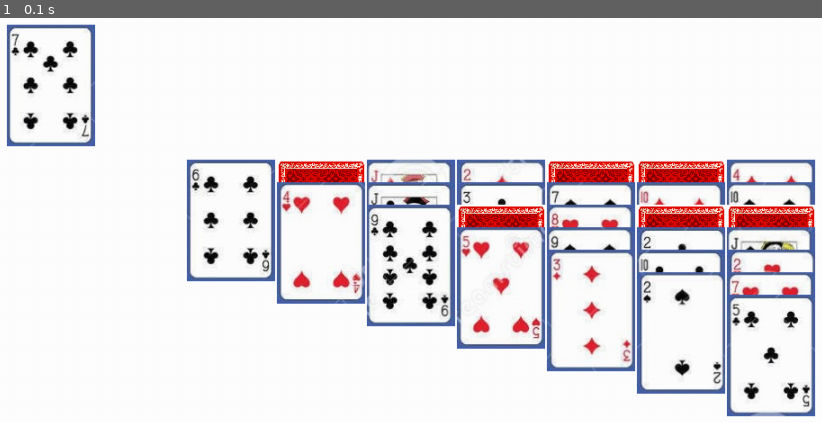
Above: before the commit, frame 1.
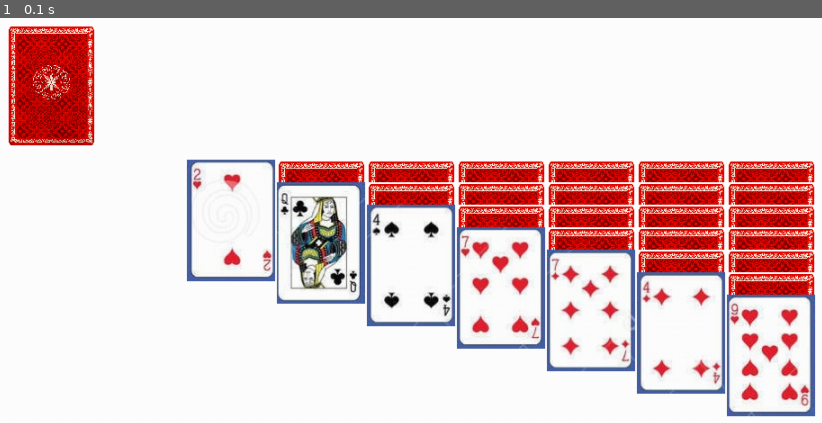
Above: after the commit, the same moment.

Repository: jepthan/Solitaire_Game_PyGame
Game: pygame game, started from Main.py
Same seed, same stepped clock (60 frames per second), same inputs: the game is played once before the commit and once after it.
Inputs:
- Up to frame 1 (0.1 s): no input

The runs differ from the first frame. In frame 1, 19% of the frame differs, in the area x 0-100%, y 1-99%.

Commit message:
jdfbaoefui. rnikigrpoikglwrinnfmgruigineinevnieimegrjivgisvgpsvgñivginvnievgriksrrosrinegr

Diff:
--- a/Carta.py
+++ b/Carta.py
@@ -12,10 +12,14 @@
         self.oculto = _oculto
         self.valor = _valor
         self.simbolo = _simbolo
+        if self.simbolo == "♣" or self.simbolo == "♠":
+            self.Color = 'b'
+        else:
+            self.Color = 'r'
         self.nombre = _nombre
         random.seed(_path)
         if self.oculto == True:
-            self.image = pygame.image.load("Imagenes/Back.png")
+            self.image = pygame.image.load("Imagenes/Back.png").convert()
             size = (98, 135)
             self.image = pygame.transform.scale(self.image, size)
         self.rect.center = [500, 100]
@@ -26,11 +30,11 @@
 
     def updatevis(self):
         if self.oculto == True:
-            self.image = pygame.image.load("Imagenes/Back.png")
+            self.image = pygame.image.load("Imagenes/Back.png").convert()
             size = (98, 135)
             self.image = pygame.transform.scale(self.image, size)
         else:
-            self.image = pygame.image.load(self.path)
+            self.image = pygame.image.load(self.path).convert()
 
     def __str__(self):
         return f'Carta {self.nombre}{self.simbolo} Valor: {self.valor}'
--- a/JuegoControlador.py
+++ b/JuegoControlador.py
@@ -52,12 +52,27 @@
                     if listaonclick: break
 
             if event.type == pygame.MOUSEBUTTONUP:
+                pos = pygame.mouse.get_pos()
                 click = False
+                coliccion = False
+                for mazo in MazoEscalera:
+                    if mazo.placeholder.rect.collidepoint(pos):
+                        for carta in listaonclick:
+                            coliccion = mazo.recibirCartaEscalera(carta)
+                        break
+
                 listaonclick.reverse()
-                for carta in listaonclick:
-                    MazoEscalera[listaindex-1].recibircarta(carta)
-                    MazoEscalera[listaindex-1].updateposCartas()
+                if not coliccion:
+                    for carta in listaonclick:
+                        MazoEscalera[listaindex-1].recibircarta(carta)
+                        MazoEscalera[listaindex-1].updateposCartas()
+                else:
+                    MazoEscalera[listaindex - 1].chagevis()
+                for mazo in MazoEscalera:
+                    mazo.updateposCartas()
                 listaindex = 0
+
+
 
             if click:
                 if event.type == pygame.MOUSEMOTION:
--- a/Mazo.py
+++ b/Mazo.py
@@ -1,3 +1,5 @@
+import time
+
 import pygame
 
 from Carta import Carta
@@ -11,18 +13,18 @@
         self.posy = posy
         self.offset = offset
         self.grup = pygame.sprite.Group()
+        self.placeholder = pygame.sprite.Sprite()
 
     def generate_card_grup(self) -> pygame.sprite.Group:
         self.grup = pygame.sprite.Group()
-        if not self.cartas:  ##if cartas is empty
-            placholer = pygame.sprite.Sprite()
-            placholer.__init__()
-            img = pygame.Surface([98, 135])
-            img.fill((200, 200, 200))
-            placholer.image = img
-            placholer.rect = img.get_rect()
-            placholer.rect.center = [self.posx, self.posy]
-            self.grup.add(placholer)
+        self.placeholder.__init__()
+        img = pygame.Surface([98, 135])
+        img.fill((0, 0, 0))
+        self.placeholder.image = img
+        self.placeholder.rect = img.get_rect()
+        self.placeholder.rect.center = [self.posx, self.posy]
+        self.grup.add(self.placeholder)
+
         for x in self.cartas:
             x.rect.center = [self.posx, self.posy]
             self.grup.add(x)
@@ -30,15 +32,13 @@
 
     def generate_card_grup_lader(self) -> pygame.sprite.Group:
         self.grup = pygame.sprite.Group()
-        if (not self.cartas):  ##if cartas is empty
-            placholer = pygame.sprite.Sprite()
-            placholer.__init__()
-            img = pygame.Surface([98, 135])
-            img.fill((200, 200, 200))
-            placholer.image = img
-            placholer.rect = img.get_rect()
-            placholer.rect.center = [self.posx, self.posy]
-            self.grup.add(placholer)
+        self.placeholder.__init__()
+        img = pygame.Surface([98, 135])
+        img.fill((0, 0, 0))
+        self.placeholder.image = img
+        self.placeholder.rect = img.get_rect()
+        self.placeholder.rect.center = [self.posx, self.posy]
+        self.grup.add(self.placeholder)
         i = 0
         for x in self.cartas:
             x.rect.center = [self.posx, self.posy + self.offset * i]
@@ -52,6 +52,7 @@
         for x in self.cartas:
             x.rect.center = [self.posx, self.posy + self.offset * i]
             i += 1
+
     def llenarmazo(self):
         self.inittipo("♣", 1, 4)
         self.inittipo("♦", 2, 4)
@@ -62,28 +63,29 @@
         for x in range(0, cantidad):
             # print("index", x)
             mazo.cartas.append(self.cartas.pop())
+        mazo.rect = mazo.cartas[0].rect
         temp = mazo.cartas.pop()
         temp.oculto = False
         temp.updatevis()
         mazo.cartas.append(temp)
 
     def inittipo(self, _simbolo, offset: int, off2: int):
-
         for i in range(1, 14):
             pos = ((i - 1) * off2) + offset  # calcula el nombre de la imagen
             path = f'Imagenes/({str(pos)}).png'
             if i == 1:
                 self.cartas.append(Carta(True, i, _simbolo, "A", path))
             elif i <= 10:
-                self.cartas.append(Carta(False, i, _simbolo, str(i), path))
+                self.cartas.append(Carta(True, i, _simbolo, str(i), path))
             elif i == 11:
-                self.cartas.append(Carta(False, i, _simbolo, "J", path))
+                self.cartas.append(Carta(True, i, _simbolo, "J", path))
             elif i == 12:
                 self.cartas.append(Carta(True, i, _simbolo, "Q", path))
             elif i == 13:
                 self.cartas.append(Carta(True, i, _simbolo, "K", path))
 
     def desordenar(self):
+        random.seed(time.gmtime())
         random.shuffle(self.cartas)
 
     def imprimircartas(self):
@@ -113,12 +115,41 @@
                 self.cartas.append(temp)
                 break
 
-
         listclick.reverse()
         for carta in listclick:
             self.cartas.append(carta)
 
         return []
+
+    def recibirCartaEscalera(self, carta):
+        if self.cartas:
+            cartatop = self.cartas.pop()
+        else:
+            return False
+
+        if cartatop.Color == carta.Color:
+            self.cartas.append(cartatop)
+            return False
+        else:
+            if cartatop.valor - 1 == carta.valor:
+                self.cartas.append(cartatop)
+                self.cartas.append(carta)
+                return True
+        self.cartas.append(cartatop)
+        return False
+
+    def addlist(self, list_cartas):
+        list_cartas.reverse()
+        for x in list_cartas:
+            if not self.recibirCartaEscalera(x):
+                break
+
+    def chagevis(self):
+        if self.cartas:
+            temp = self.cartas.pop()
+            temp.oculto = False
+            temp.updatevis()
+            self.cartas.append(temp)
 
 
 class MazoTipo(Mazo):
@@ -145,12 +176,11 @@
             else:
                 return False
 
-#
 # Done Cargar imagenes para cada una de las cartas
 # Done Renderizar las imagenes utilizando la lista de python
 # INPROGRESS poder habilitar o des habilitar el renderizado de las imagenes
-# TODO Detectar si se esta haciendo click en una imagen en especifico
-# TODO Mover la imagen que esta en click stado y todas las imagenes asociadas
+# Done Detectar si se esta haciendo click en una imagen en especifico
+# Done Mover la imagen que esta en click stado y todas las imagenes asociadas
 # TODO Poner los diferentes mazos de cartas en determinadas posiciones
-# TODO Detectar si una imagen que esta en estado click esta dentro del area de los mazos
+# Done sortoff Detectar si una imagen que esta en estado click esta dentro del area de los mazos
 # TODO Mazo que tiene una cola en vez de un stack que tiene las cartas sobrantes
